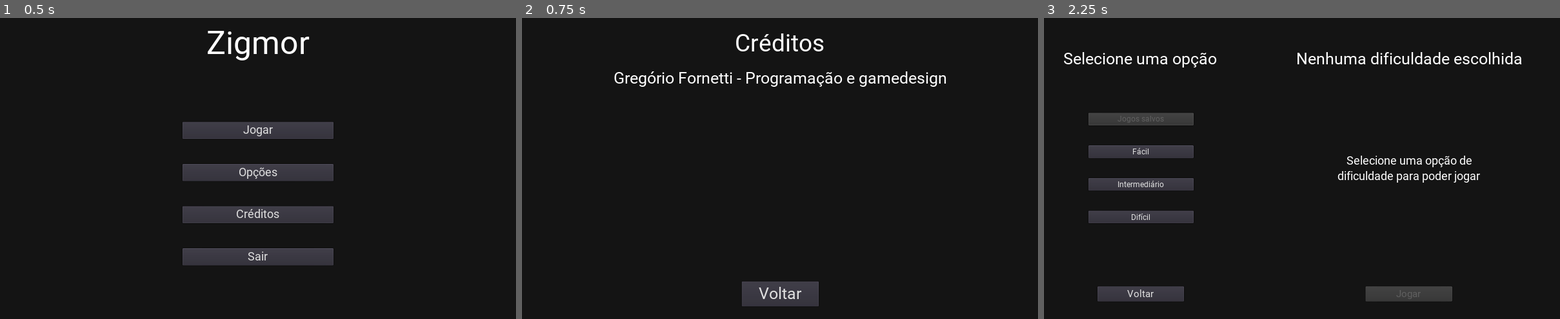
Above: before the commit, frames 1-3 (left to right).
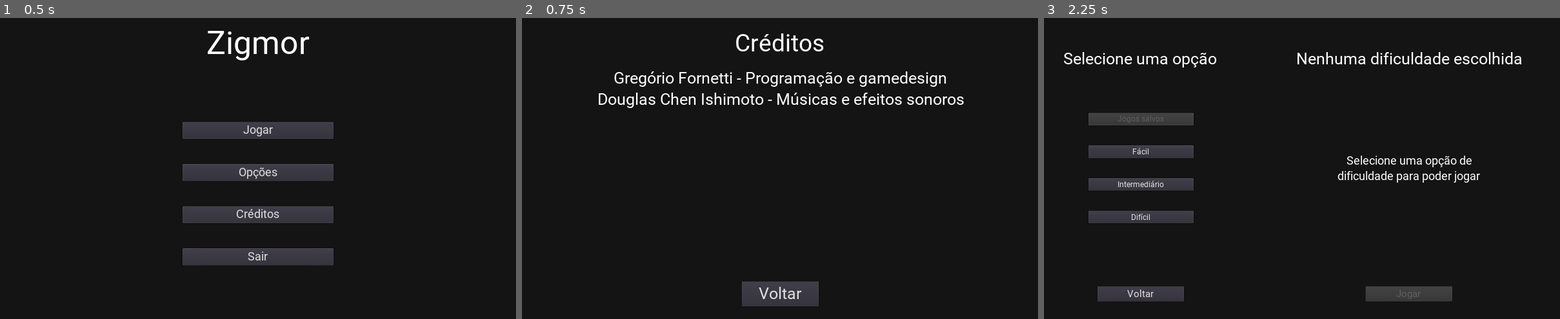
Above: after the commit, the same moments.

Repository: GregorioFornetti/Zigmor
Game: Godot game, scene res://Scenes_and_scripts/Interfaces/Menus/Main_menu.tscn
Same seed, same stepped clock (60 frames per second), same inputs: the game is played once before the commit and once after it.
Inputs:
- Up to frame 1 (0.5 s): no input
- Up to frame 2 (0.75 s): click "Créditos" at 0.5 s
- Up to frame 3 (2.25 s): click "Voltar" at 1.25 s; click "Jogar" at 2 s

Frame 1 is identical in both runs. In frame 2, 1.0% of the frame differs, in the area x 14-86%, y 24-30%; in frame 3, nothing differs.

Commit message:
créditos
- Douglas adicionado nos créditos

Diff:
--- a/Scenes_and_scripts/Enemies/Enemy_base.gd
+++ b/Scenes_and_scripts/Enemies/Enemy_base.gd
@@ -48,9 +48,9 @@
 func get_damage():
 	return attributes['damage']
 
+
 func _on_HealthBar_timer_timeout():
 	healthbar.visible = false
-
 
 func _on_Hurtbox_area_entered(area):
 	var player_bullet = area.get_parent()
--- a/Scenes_and_scripts/Interfaces/Menus/Credits_menu.tscn
+++ b/Scenes_and_scripts/Interfaces/Menus/Credits_menu.tscn
@@ -62,7 +62,8 @@
 anchor_right = 1.0
 anchor_bottom = 1.0
 custom_fonts/font = SubResource( 2 )
-text = "Gregório Fornetti - Programação e gamedesign"
+text = "Gregório Fornetti - Programação e gamedesign
+Douglas Chen Ishimoto - Músicas e efeitos sonoros"
 align = 1
 __meta__ = {
 "_edit_use_anchors_": false
